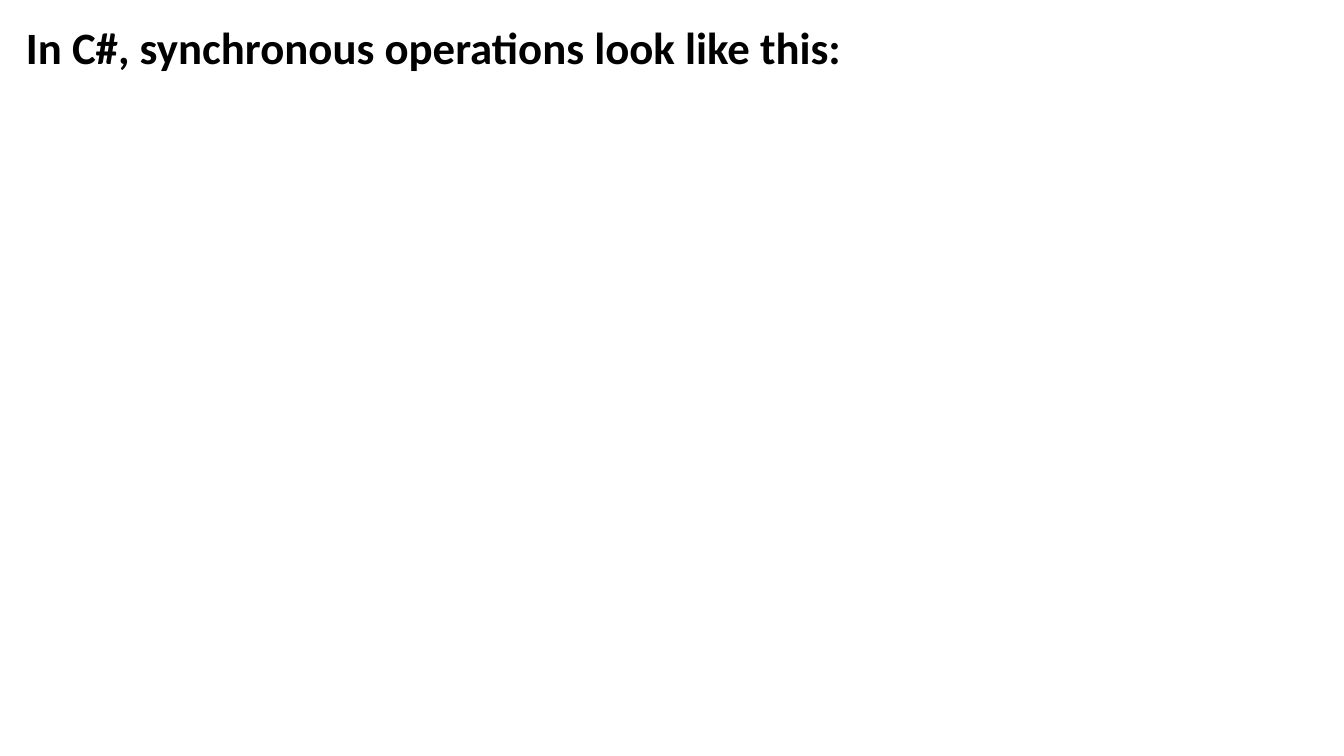
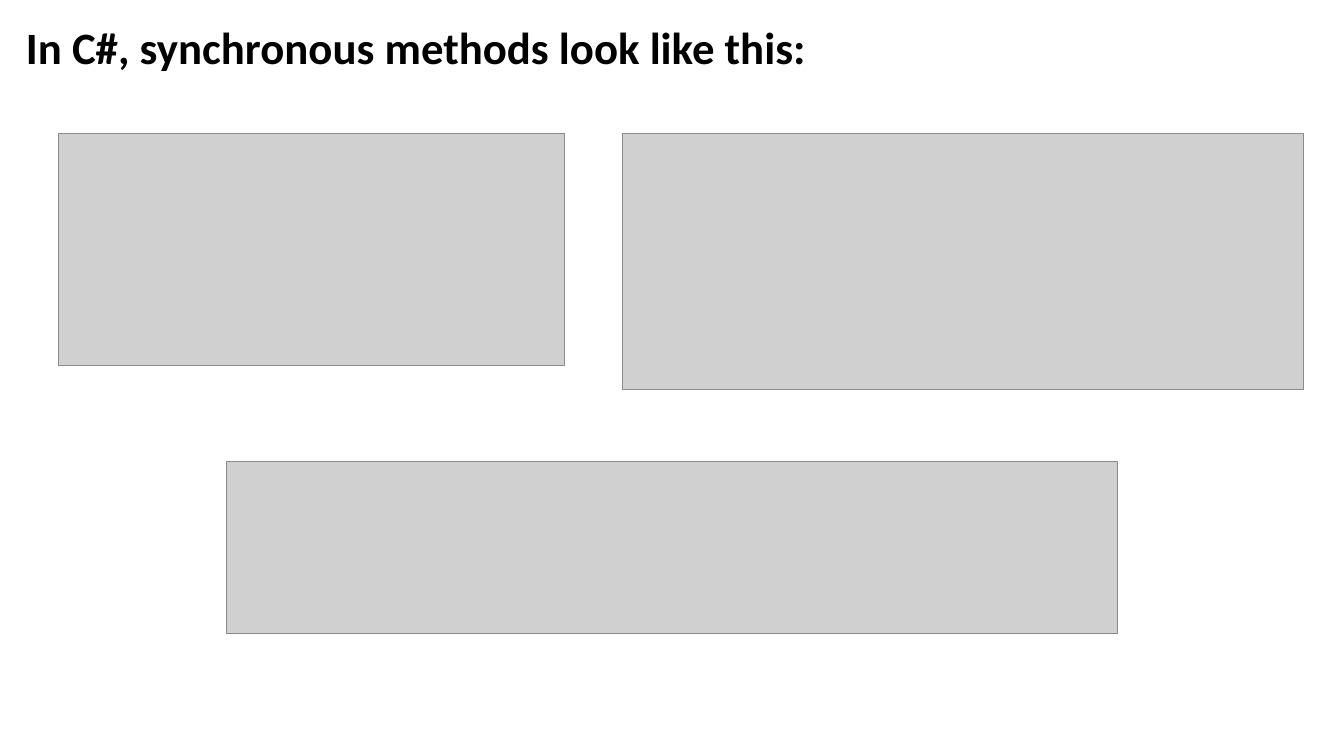
Before and after one commit to JoshKain/AsyncAwaitQuiz, a slide deck: slide 4 of Async and await presentation.pptx. Drawn at 1344x756 pixels with LibreOffice and Linux fonts; fonts in the diff are those of the drawing; grey boxes stand for pictures. Boxes give left, top, right and bottom in pixels: in the first picture for what was removed or moved away, otherwise in the second. Text is boxed around its words. In the diff, an @@ line names an element or a change of style, - is before the commit and + after.

```diff
--- a/Async and await presentation.pptx
+++ b/Async and await presentation.pptx
@@ text at bbox=[26, 32, 806, 71]: text changed @@
-In C#, synchronous operations look like this:
+In C#, synchronous methods look like this:
@@ picture added at bbox=[58, 133, 565, 365] @@
@@ picture added at bbox=[623, 133, 1304, 389] @@
@@ picture added at bbox=[227, 461, 1117, 633] @@
```
Also in this commit, not shown: 2 other slides changed, 3 other files.
